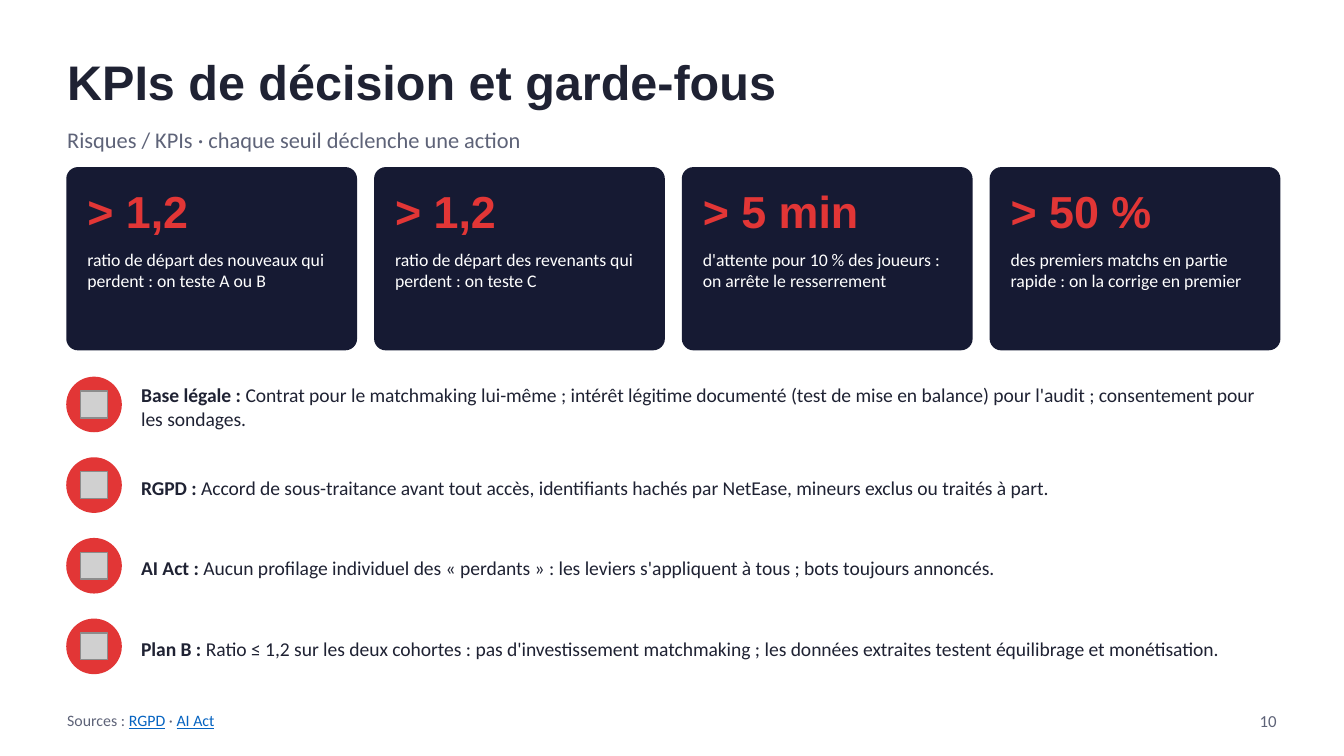
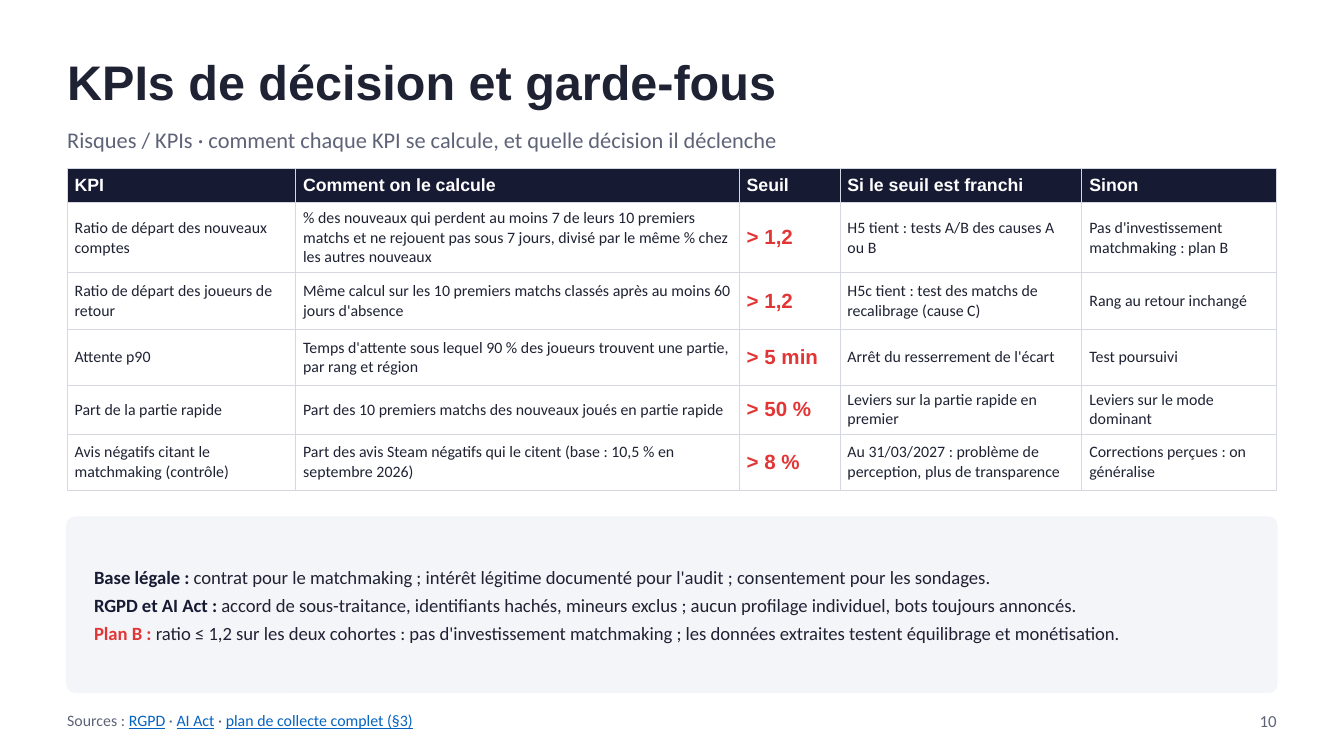
Before and after one commit to noeantoniov1-crypto/SOCIO, a slide deck: slide 10 of docs/presentation/pitch_marvel_rivals_netease.pptx. Drawn at 1344x756 pixels with LibreOffice and Linux fonts; fonts in the diff are those of the drawing; grey boxes stand for pictures. Boxes give left, top, right and bottom in pixels: in the first picture for what was removed or moved away, otherwise in the second. Text is boxed around its words. In the diff, an @@ line names an element or a change of style, - is before the commit and + after.

```diff
--- a/docs/presentation/pitch_marvel_rivals_netease.pptx
+++ b/docs/presentation/pitch_marvel_rivals_netease.pptx
@@ text at (67,132,777,152): text changed @@
-Risques / KPIs · chaque seuil déclenche une action
+Risques / KPIs · comment chaque KPI se calcule, et quelle décision il déclenche
@@ rounded rectangle removed at (67,168,356,349) @@
@@ table added at (67,168,1277,484), 6 rows, 5 columns @@
+KPI | Comment on le calcule | Seuil | Si le seuil est franchi | Sinon
+Ratio de départ des nouveaux comptes | % des nouveaux qui perdent au moins 7 de leurs 10 premiers matchs et ne rejouent pas sous 7 jours, divisé par le même % chez les autres nouveaux | > 1,2 | H5 tient : tests A/B des causes A ou B | Pas d'investissement matchmaking : plan B
+Ratio de départ des joueurs de retour | Même calcul sur les 10 premiers matchs classés après au moins 60 jours d'absence | > 1,2 | H5c tient : test des matchs de recalibrage (cause C) | Rang au retour inchangé
+Attente p90 | Temps d'attente sous lequel 90 % des joueurs trouvent une partie, par rang et région | > 5 min | Arrêt du resserrement de l'écart | Test poursuivi
+Part de la partie rapide | Part des 10 premiers matchs des nouveaux joués en partie rapide | > 50 % | Leviers sur la partie rapide en premier | Leviers sur le mode dominant
+Avis négatifs citant le matchmaking (contrôle) | Part des avis Steam négatifs qui le citent (base : 10,5 % en septembre 2026) | > 8 % | Au 31/03/2027 : problème de perception, plus de transparence | Corrections perçues : on généralise
@@ rounded rectangle removed at (375,168,664,349) @@
@@ rounded rectangle removed at (683,168,972,349) @@
@@ rounded rectangle removed at (991,168,1279,349) @@
@@ text removed at (126,196,188,235) @@
-> 1,2
@@ text removed at (434,196,496,235) @@
-> 1,2
@@ text removed at (741,195,859,229) @@
-> 5 min
@@ text removed at (1049,196,1099,229) @@
-> 50 %
@@ text removed at (87,253,324,290) @@
-ratio de départ des nouveaux qui perdent : on teste A ou B
@@ text removed at (395,253,633,290) @@
-ratio de départ des revenants qui perdent : on teste C
@@ text removed at (703,253,931,287) @@
-d'attente pour 10 % des joueurs : on arrête le resserrement
@@ text removed at (1011,253,1241,290) @@
-des premiers matchs en partie rapide : on la corrige en premier
@@ ellipse removed at (67,378,121,431) @@
@@ text removed at (141,388,1255,430) @@
-Base légale : Contrat pour le matchmaking lui-même ; intérêt légitime documenté (test de mise en balance) pour l'audit ; consentement pour les sondages.
@@ picture removed at (81,391,108,418) @@
@@ ellipse removed at (67,458,121,512) @@
@@ picture removed at (81,472,108,499) @@
@@ text removed at (141,481,1049,498) @@
-RGPD : Accord de sous-traitance avant tout accès, identifiants hachés par NetEase, mineurs exclus ou traités à part.
@@ ellipse removed at (67,539,121,593) @@
@@ rounded rectangle added at (67,517,1277,692), fill #F4F5F9, outline #F4F5F9 1 pt @@
@@ picture removed at (81,552,108,579) @@
@@ text removed at (141,561,995,579) @@
-AI Act : Aucun profilage individuel des « perdants » : les leviers s'appliquent à tous ; bots toujours annoncés.
@@ text at (94,571,1120,643): text changed; size 10.5 to 10 pt @@
-Plan B : Ratio ≤ 1,2 sur les deux cohortes : pas d'investissement matchmaking ; les données extraites testent équilibrage et monétisation.
+Base légale : contrat pour le matchmaking ; intérêt légitime documenté pour l'audit ; consentement pour les sondages.
+RGPD et AI Act : accord de sous-traitance, identifiants hachés, mineurs exclus ; aucun profilage individuel, bots toujours annoncés.
+Plan B : ratio ≤ 1,2 sur les deux cohortes : pas d'investissement matchmaking ; les données extraites testent équilibrage et monétisation.
@@ ellipse removed at (67,620,121,673) @@
@@ picture removed at (81,633,108,660) @@
@@ text at (67,714,413,729): text changed; text colour #5E6378 to #0563C1 @@
-Sources : RGPD · AI Act
+Sources : RGPD · AI Act · plan de collecte complet (§3)
```
Also in this commit, not shown: 2 other slides changed, 2 other files.
